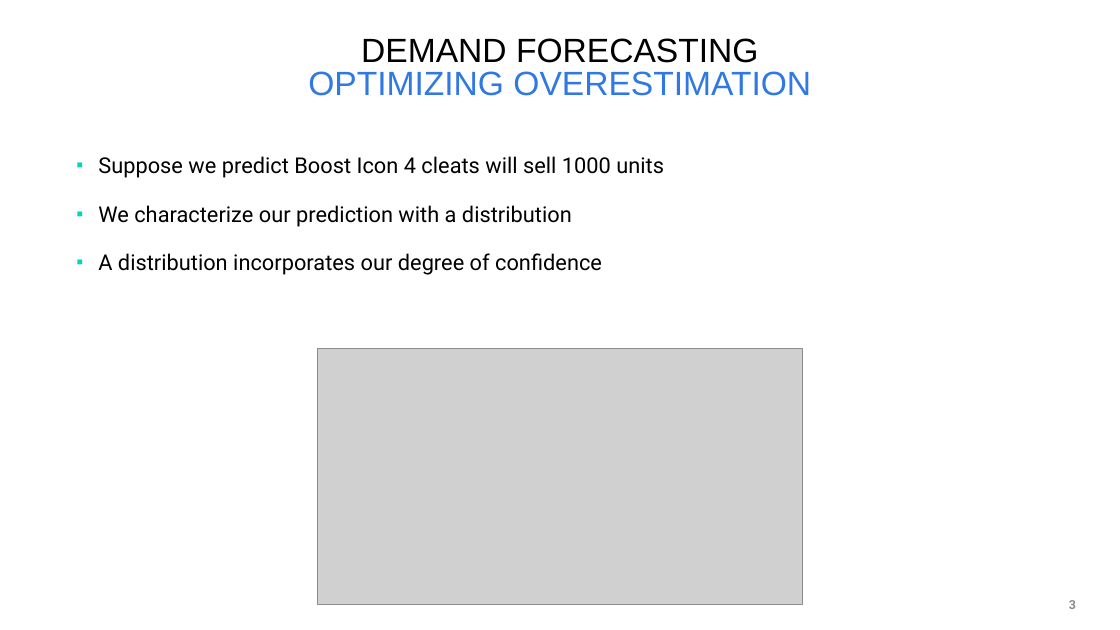
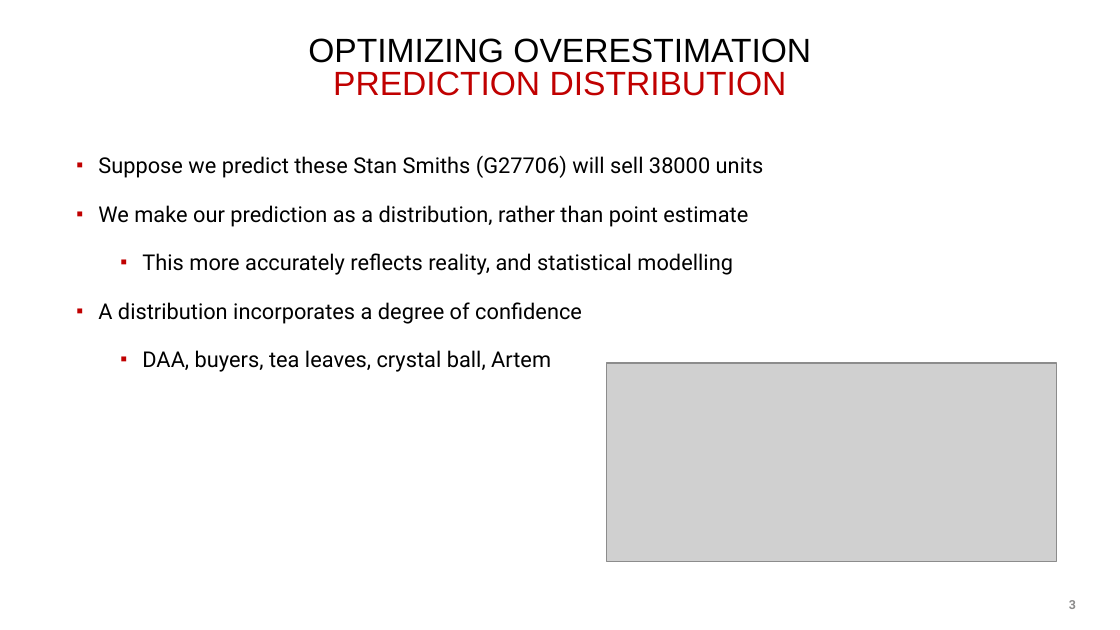
Before and after one commit to cwcomiskey/Misc, a slide deck: slide 3 of adidas/7June2019_putting.pptx. Drawn at 1120x630 pixels with LibreOffice and Linux fonts; fonts in the diff are those of the drawing; grey boxes stand for pictures; background and template pictures are left out. Boxes give left, top, right and bottom in pixels: in the first picture for what was removed or moved away, otherwise in the second. Text is boxed around its words. In the diff, an @@ line names an element or a change of style, - is before the commit and + after.

```diff
--- a/adidas/7June2019_putting.pptx
+++ b/adidas/7June2019_putting.pptx
@@ title at (308, 38, 811, 96): text changed; text colour #3078E2 to #000000 @@
-DEMAND FORECASTING
-OPTIMIZING OVERESTIMATION
+OPTIMIZING OVERESTIMATION
+PREDICTION DISTRIBUTION
@@ text at (98, 155, 764, 372): text changed @@
-▪ Suppose we predict Boost Icon 4 cleats will sell 1000 units
-▪ We characterize our prediction with a distribution
-▪ A distribution incorporates our degree of confidence
+▪ Suppose we predict these Stan Smiths (G27706) will sell 38000 units
+▪ We make our prediction as a distribution, rather than point estimate
+  ▪ This more accurately reflects reality, and statistical modelling
+▪ A distribution incorporates a degree of confidence
+  ▪ DAA, buyers, tea leaves, crystal ball, Artem
@@ picture removed at (317, 348, 802, 605) @@
@@ picture added at (607, 363, 1057, 561) @@
```
Also in this commit, not shown: 10 other slides changed, 2 slides added, 1 other file.
